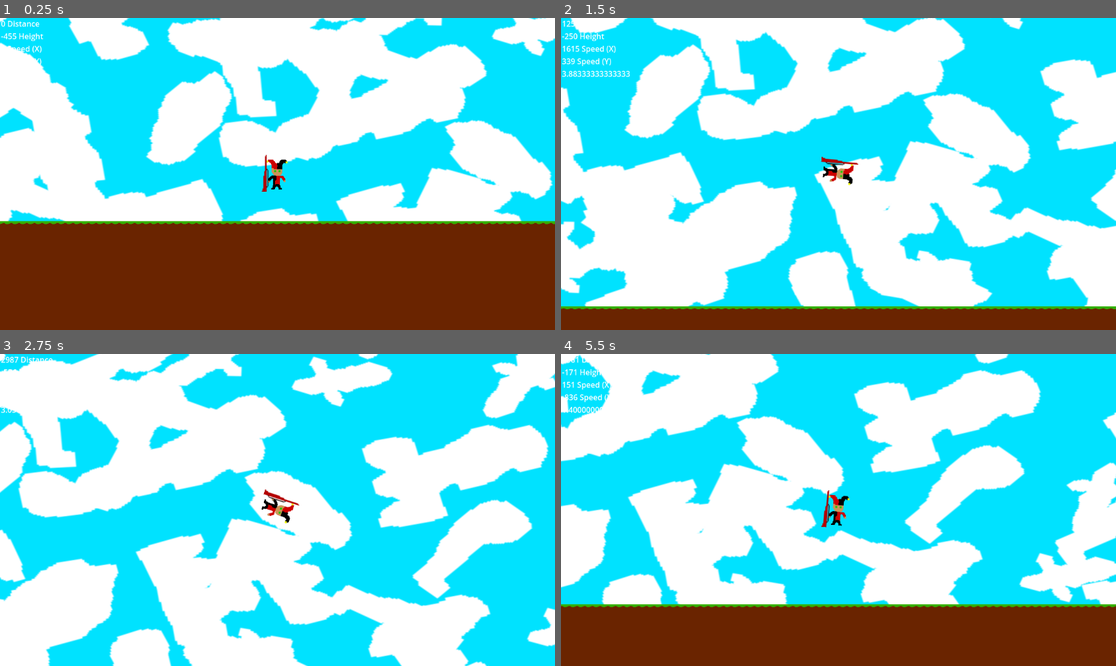
Above: before the commit, frames 1-4 (two rows, left to right).
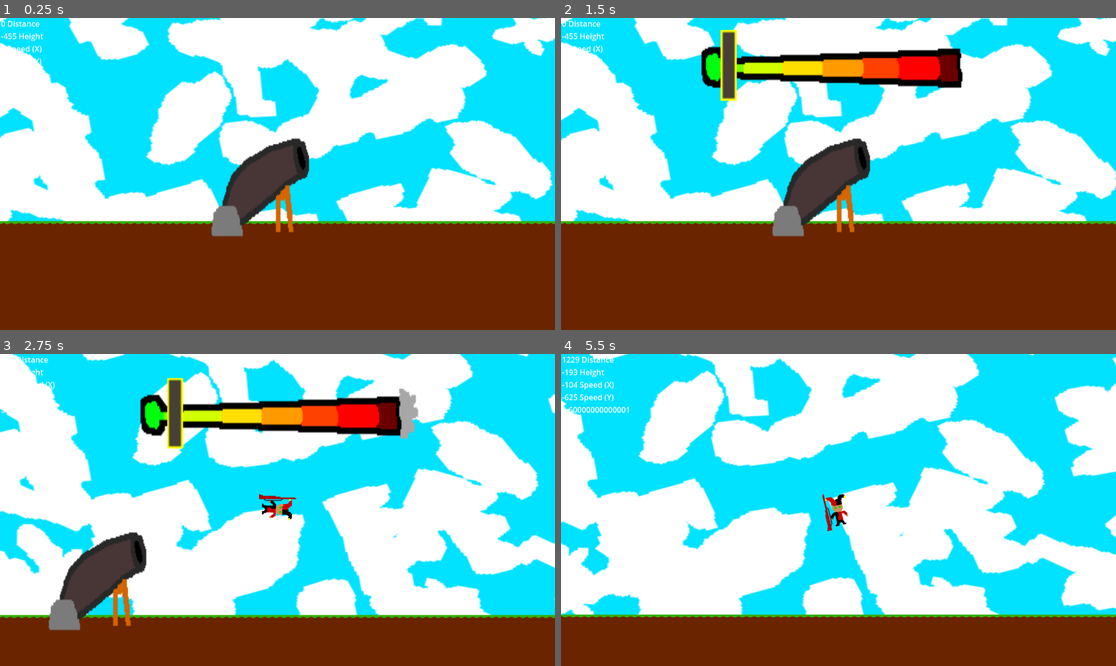
Above: after the commit, the same moments.

Repository: ZettaSimp/Learn-To-Clone
Game: Godot game, scene res://jester_launch_map.tscn
Same seed, same stepped clock (60 frames per second), same inputs: the game is played once before the commit and once after it.
Inputs:
- Up to frame 1 (0.25 s): no input
- Up to frame 2 (1.5 s): tap Enter (ui_accept) at 0.5, 1.35 s; hold Right (ui_right) 0.53-1.28 s; hold Enter (ui_accept) 0.53-1.28 s; hold Left (ui_left) from 1.28 s (still down)
- Up to frame 3 (2.75 s): tap Enter (ui_accept) at 1.52, 1.82 s; release Left (ui_left) at 2.03 s; hold Right (ui_right) from 2.03 s (still down); hold Enter (ui_accept) from 2.03 s (still down)
- Up to frame 4 (5.5 s): release Enter (ui_accept) at 2.78 s; tap Enter (ui_accept) at 2.85, 3.02, 3.32, 4.35, 4.52, 4.82 s; release Right (ui_right) at 3.53 s; hold Enter (ui_accept) 3.53-4.28 s; hold Left (ui_left) from 3.53 s (still down); hold Enter (ui_accept) from 5.03 s (still down)

The runs differ from the first frame. In frame 1, 3.2% of the frame differs, in the area x 38-56%, y 38-71%; in frame 2, 69%, in the area x 0-100%, y 0-94%; in frame 3, 65%; in frame 4, 47%.

Commit message:
We happy
Ready to present to the 'class'

Diff:
--- a/Learn To Clone/Globs.gd
+++ b/Learn To Clone/Globs.gd
@@ -5,6 +5,7 @@
 var glob_pos_jester = [0,0]
 var spd_jester = [0,0]
 var text = ''
+var cannon_level = 1
 # Called when the node enters the scene tree for the first time.
 func _ready():
 	pass # Replace with function body.
--- a/Learn To Clone/Jester.gd
+++ b/Learn To Clone/Jester.gd
@@ -1,6 +1,12 @@
 extends Node2D
 
 @onready var Jest = $Jester_Sprite
+@onready var cb = $Cannon_Bar
+@onready var cbb = $Cannon_Bar/Cannon_Bar_Bar
+var pos_collected = false
+var cbb_starting_pos = 0
+var cbb_speed = 0
+var bar_delay = 2
 var accel = 2500
 var fuel = 4
 var speed = [0,0]
@@ -11,11 +17,11 @@
 var drag = 0.1
 var dragV = Vector2(0,0)
 var dragV2 = Vector2(0,0)
-var glider_constant = 2.0
+var glider_constant = 1.0
 var glide = 0
 var glide_ang = 0
 var bounces = 0
-var cannon_state = 0
+var cannon_state = -3
 var cannon_power = 1000
 
 # Called when the node enters the scene tree for the first time.
@@ -25,12 +31,43 @@
 
 # Called every frame. 'delta' is the elapsed time since the previous frame.
 func _process(delta):
-	if cannon_state == 0:
+	if pos_collected == false:
+		cbb_starting_pos = cbb.position.x
+		pos_collected = true
+		return
+	if cannon_state == -3:
+		cb.frame = 1
 		if Input.is_action_just_pressed("ui_accept"):
+			cannon_state = -2
+			cbb.position.x = cbb_starting_pos
+		return
+	if cannon_state == -2:
+		if cb.position.y < -200:
+			cb.position.y += delta * 200
+		else:
+			cb.position.y = -200
+			cannon_state = -1
+		return
+	if cannon_state == -1:
+		cbb.position.x += cbb_speed
+		cbb_speed += delta * 6
+		cannon_power = Globs.cannon_level * (int(1000 * (cbb.position.x/110)) % 1000)
+		if Input.is_action_just_pressed("ui_accept") or (cbb.position.x > 10 and cannon_power/Globs.cannon_level < 50):
 			speed = [cannon_power,-cannon_power]
 			Jest.rotation_degrees = 45
+			cannon_state = 0
+			bar_delay = 2
+			cb.frame = 0
+		return
+	if cannon_state == 0:
+		cbb_speed = 0
+		if bar_delay > 0:
+			bar_delay += -delta
+		else:
 			cannon_state = 1
-		return
+	if cannon_state == 1:
+		if cb.position.y > -400:
+			cb.position.y += -delta * 200
 	if Input.is_action_pressed('ui_left') == true:
 		Jest.rotation_degrees = Jest.rotation_degrees - delta * 90
 	if Input.is_action_pressed('ui_right') == true:
--- a/Learn To Clone/Jester.tscn
+++ b/Learn To Clone/Jester.tscn
@@ -6,6 +6,8 @@
 [ext_resource type="Script" path="res://Skybox.gd" id="3_dysdr"]
 [ext_resource type="Script" path="res://Jester.gd" id="3_xe0lk"]
 [ext_resource type="Texture2D" uid="uid://beuby2rhg2fqh" path="res://Sprites/Glider.png" id="6_hw7w4"]
+[ext_resource type="Texture2D" uid="uid://dcdf2jaagq3bu" path="res://Sprites/Cannon_Bar.png" id="7_n7idh"]
+[ext_resource type="Texture2D" uid="uid://b5ijke8crxr7d" path="res://Sprites/Cannon_Bar_Bar.png" id="8_h4ltp"]
 
 [sub_resource type="CircleShape2D" id="CircleShape2D_gf6jv"]
 radius = 28.0
@@ -42,3 +44,15 @@
 position = Vector2(-7, -1)
 scale = Vector2(1.71875, 2.40625)
 texture = ExtResource("6_hw7w4")
+
+[node name="Cannon_Bar" type="Sprite2D" parent="."]
+position = Vector2(6, -418)
+scale = Vector2(2.30469, 3.23438)
+texture = ExtResource("7_n7idh")
+vframes = 2
+frame = 1
+
+[node name="Cannon_Bar_Bar" type="Sprite2D" parent="Cannon_Bar"]
+position = Vector2(-101.532, -0.309179)
+scale = Vector2(1.80169, 1.41787)
+texture = ExtResource("8_h4ltp")
--- a/Learn To Clone/jester_launch_map.tscn
+++ b/Learn To Clone/jester_launch_map.tscn
@@ -6,6 +6,7 @@
 [ext_resource type="Texture2D" uid="uid://belhl5nar56fd" path="res://Sprites/Sky.png" id="3_3mebq"]
 [ext_resource type="Script" path="res://Place_Sky_And_Ground.gd" id="4_nsalf"]
 [ext_resource type="PackedScene" uid="uid://cfflrspbh2d1k" path="res://Jester.tscn" id="6_gf0sw"]
+[ext_resource type="Texture2D" uid="uid://ccdqxl0kaudh0" path="res://Sprites/Cannon.png" id="7_id3te"]
 
 [sub_resource type="TileSetAtlasSource" id="TileSetAtlasSource_d60d0"]
 texture = ExtResource("1_31we0")
@@ -43,3 +44,8 @@
 
 [node name="CharacterBody2D" parent="." instance=ExtResource("6_gf0sw")]
 position = Vector2(7, 382)
+
+[node name="Cannon" type="Sprite2D" parent="."]
+position = Vector2(-21.125, 340)
+scale = Vector2(1.9082, 2.85156)
+texture = ExtResource("7_id3te")
Not shown: 1 places in Learn To Clone/Jester.tscn that only renumber resources
Binary file added: Learn To Clone/Sprites/Cannon_Bar.png
Not shown, added: Learn To Clone/Sprites/Cannon_Bar.png.import
Binary file added: Learn To Clone/Sprites/Cannon_Bar_Bar.png
Not shown, added: Learn To Clone/Sprites/Cannon_Bar_Bar.png.import
Not shown: 1 places in Learn To Clone/jester_launch_map.tscn that only renumber resources
